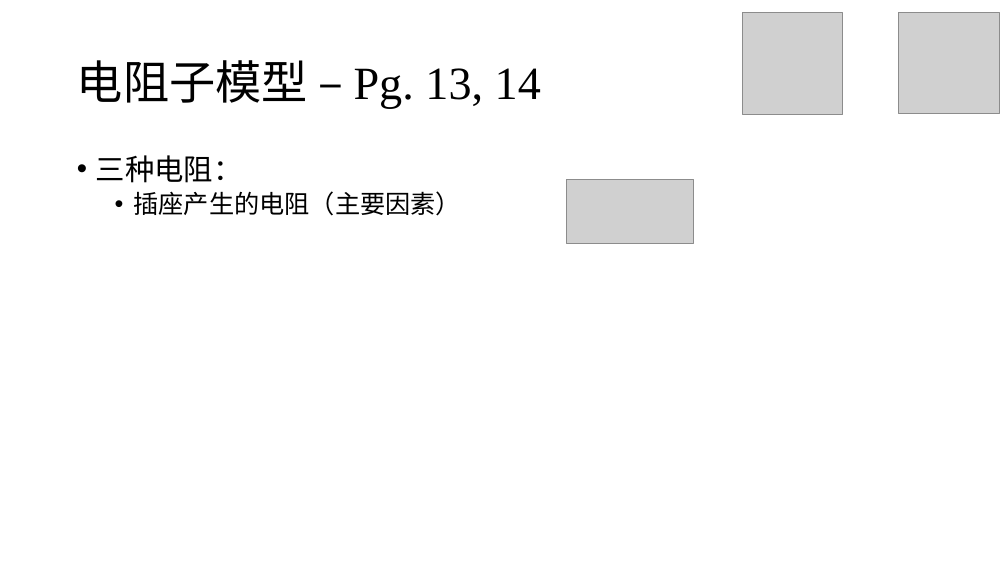
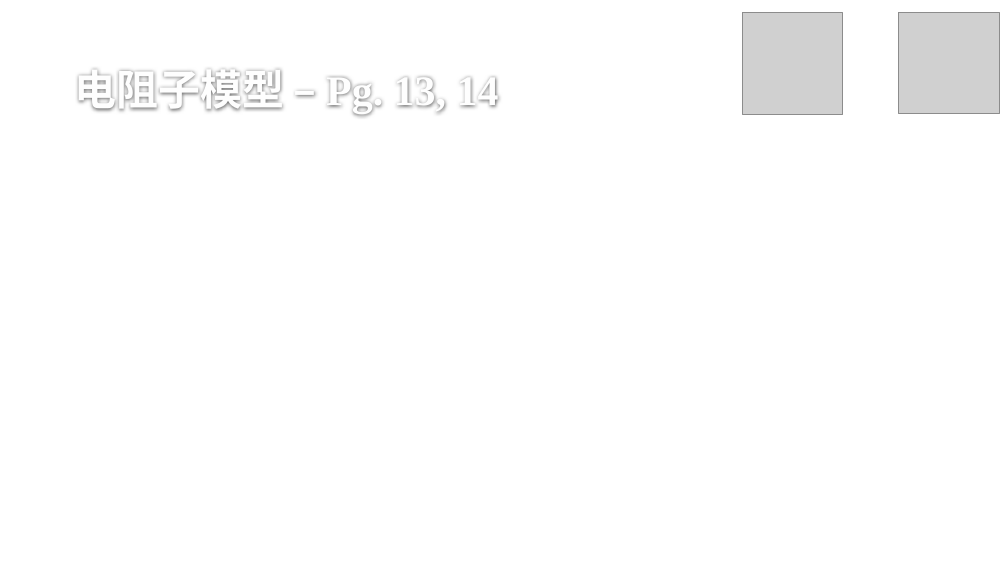
Before and after one commit to stOOrz-Science-Mind/2019_HiMCM_A_10005, a slide deck: slide 28 of 10005.pptx. Drawn at 1008x567 pixels with LibreOffice and Linux fonts; fonts in the diff are those of the drawing; grey boxes stand for pictures; background and template pictures are left out. Boxes give left, top, right and bottom in pixels: in the first picture for what was removed or moved away, otherwise in the second. Text is boxed around its words. In the diff, an @@ line names an element or a change of style, - is before the commit and + after.

```diff
--- a/10005.pptx
+++ b/10005.pptx
@@ title "电阻子模型 – Pg. 13, 14" moved from (x1=77, y1=60, x2=541, y2=109) to (x1=75, y1=70, x2=499, y2=113) @@
@@ title "电阻子模型 – Pg. 13, 14" at (x1=75, y1=70, x2=499, y2=113): size 44 to 40 pt, text colour #000000 to #FEFEFE, bold on; line spacing 0.9 to 1; vertical alignment middle to bottom @@
@@ text removed at (x1=96, y1=155, x2=462, y2=216) @@
-• 三种电阻：
-  • 插座产生的电阻（主要因素）
@@ picture removed at (x1=566, y1=179, x2=693, y2=243) @@
```
Also in this commit, not shown: 43 other slides changed, 1 slide added.
